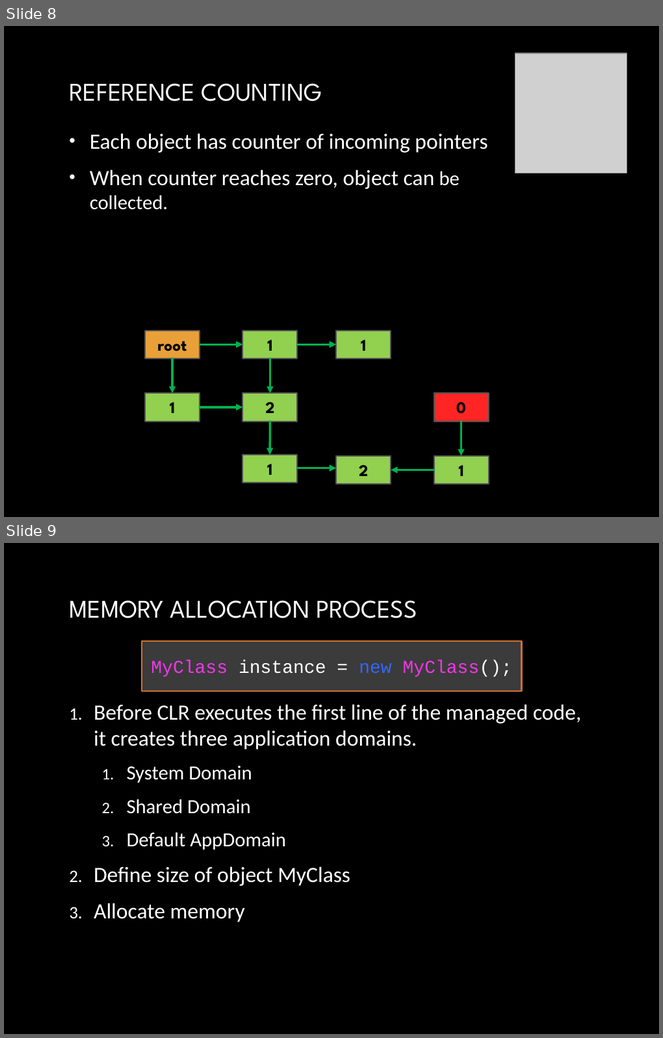
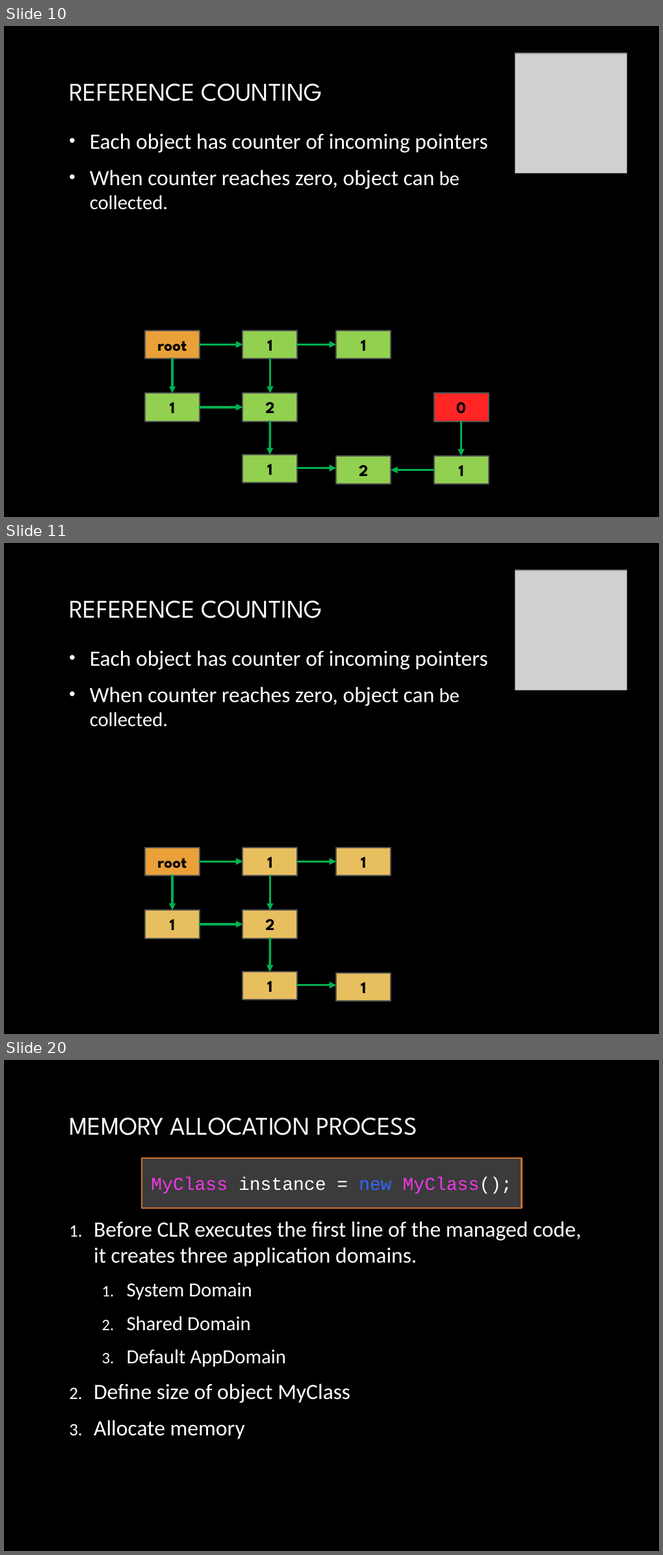
Before and after one commit to yuriyshapovalov/slides, a slide deck: ppt/Garbage collection in dotnet.pptx. Shown one above the other, each under a label of ours: slides 8 and 9 before the commit, slides 10, 11 and 20 after it; the slides between them are not shown. The pictures are 663x1038 and 663x1555 pixels, drawn with LibreOffice and Linux fonts; fonts in the diff are those of the drawing; grey boxes stand for pictures; background and template pictures are left out. Boxes give left, top, right and bottom in pixels: in the first picture for what was removed or moved away, otherwise in the second. Text is boxed around its words. In the diff, an @@ line names an element or a change of style, - is before the commit and + after.

```diff
--- a/ppt/Garbage collection in dotnet.pptx
+++ b/ppt/Garbage collection in dotnet.pptx
@@ slide 11 added at (x1=4, y1=543, x2=659, y2=1034), background picture (left out) @@
@@ picture added at (x1=516, y1=570, x2=627, y2=691) @@
@@ title added at (x1=69, y1=600, x2=322, y2=618), 28 pt, text gradient #FFFFFF to #BFBFBF @@
+REFERENCE COUNTING
@@ text added at (x1=90, y1=650, x2=488, y2=727), 24 pt, text gradient #FFFFFF to #BFBFBF @@
+• Each object has counter of incoming pointers
+• When counter reaches zero, object can be collected.
@@ rectangle added at (x1=145, y1=848, x2=199, y2=876), fill #E9A039, outline #525252 1.5 pt, 18 pt, text #000000, bold @@
+root
@@ rectangle added at (x1=243, y1=848, x2=298, y2=876), fill #E7BF5F, outline #525252 1.5 pt, 18 pt, text #000000, bold @@
+1
@@ rectangle added at (x1=336, y1=848, x2=391, y2=876), fill #E7BF5F, outline #525252 1.5 pt, 18 pt, text #000000, bold @@
+1
@@ arrow added from (200, 861) to (243, 861), #00B050 2.5 pt @@
@@ arrow added from (298, 861) to (336, 861), #00B050 2.5 pt @@
@@ arrow added from (172, 876) to (172, 910), #00B050 2.5 pt @@
@@ arrow added from (270, 876) to (270, 910), #00B050 2.5 pt @@
@@ rectangle added at (x1=145, y1=910, x2=199, y2=939), fill #E7BF5F, outline #525252 1.5 pt, 18 pt, text #000000, bold @@
+1
@@ rectangle added at (x1=243, y1=910, x2=298, y2=939), fill #E7BF5F, outline #525252 1.5 pt, 18 pt, text #000000, bold @@
+2
@@ arrow added from (200, 925) to (243, 925), #00B050 2.5 pt @@
@@ arrow added from (270, 939) to (270, 972), #00B050 2.5 pt @@
@@ rectangle added at (x1=243, y1=972, x2=297, y2=1001), fill #E7BF5F, outline #525252 1.5 pt, 18 pt, text #000000, bold @@
+1
@@ arrow added from (298, 985) to (336, 985), #00B050 2.5 pt @@
@@ rectangle added at (x1=336, y1=973, x2=391, y2=1002), fill #E7BF5F, outline #525252 1.5 pt, 18 pt, text #000000, bold @@
+1
@@ what was slide 8 is now slide 10 @@
@@ what was slide 9 is now slide 20 @@
```
Also in this commit, not shown: 2 slides changed, 11 other slides added.
